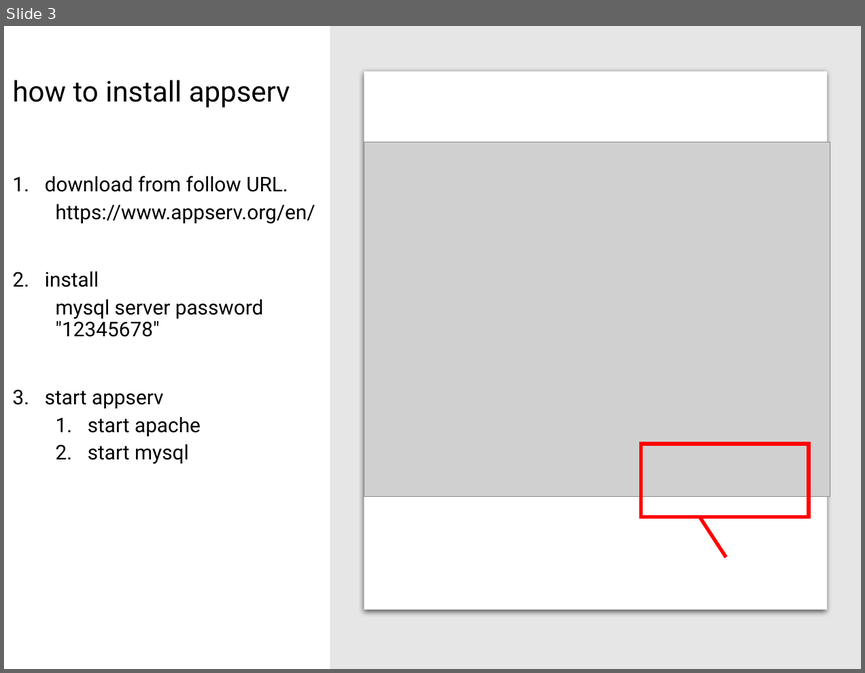
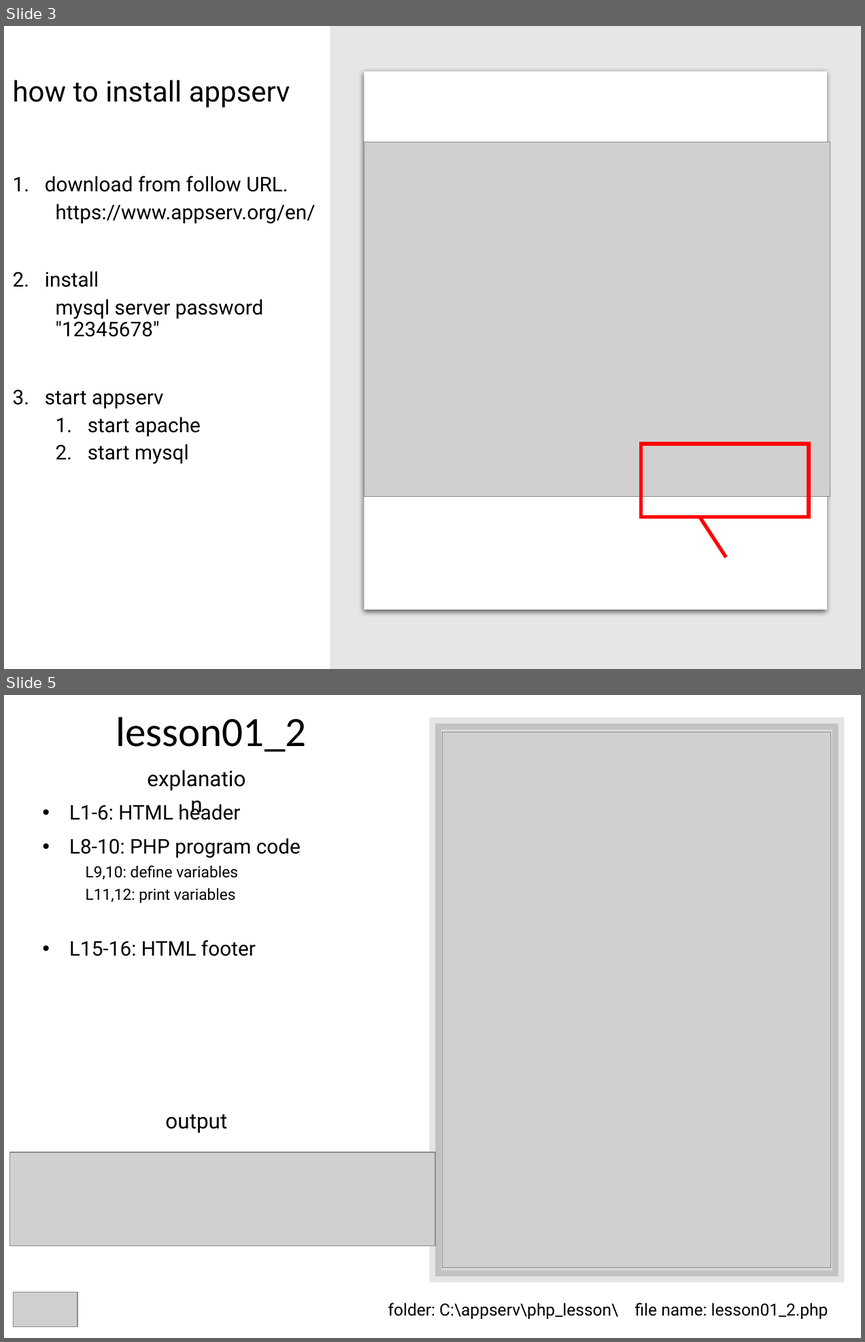
Before and after one commit to lastshogun13/php_lesson, a slide deck: ppt/lesson01.pptx. Shown one above the other, each under a label of ours: slide 3 before the commit, slides 3 and 5 after it; the slides between them are not shown. The pictures are 865x673 and 865x1342 pixels, drawn with LibreOffice and Linux fonts; fonts in the diff are those of the drawing; grey boxes stand for pictures. Boxes give left, top, right and bottom in pixels: in the first picture for what was removed or moved away, otherwise in the second. Text is boxed around its words. In the diff, an @@ line names an element or a change of style, - is before the commit and + after.

Commit message:
lesson01

```diff
--- a/ppt/lesson01.pptx
+++ b/ppt/lesson01.pptx
@@ slide 5 added at [4, 695, 861, 1338], background #FFFFFF @@
@@ title added at [116, 717, 306, 752], 35 pt, text #000000 @@
+lesson01_2
@@ rectangle added at [435, 724, 838, 1276], fill #000000 at 15% opacity, outline #000000 10 pt @@
@@ picture added at [443, 732, 831, 1268] @@
@@ text added at [133, 761, 259, 795], 18 pt, text #000000 @@
+explanation
@@ text added at [69, 801, 300, 956], 17 pt, text #000000 @@
+• L1-6: HTML header
+• L8-10: PHP program code
+  L9,10: define variables
+  L11,12: print variables
+• L15-16: HTML footer
@@ text added at [165, 1114, 227, 1133], 18 pt, text #000000 @@
+output
@@ picture added at [10, 1152, 435, 1245] @@
@@ picture added at [14, 1292, 77, 1327] @@
@@ text added at [388, 1302, 828, 1319], 14 pt, text #000000 @@
+folder: C:\appserv\php_lesson\ file name: lesson01_2.php
```
Also in this commit, not shown: 1 slide changed, 2 other slides added, 3 other files.
